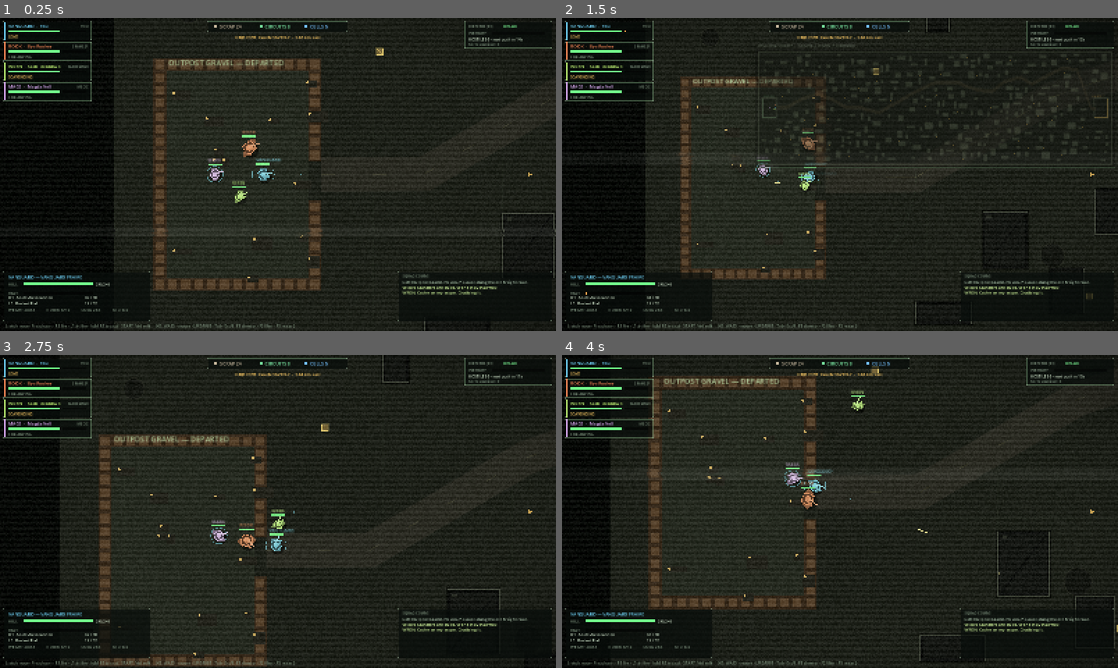
Above: before the commit, frames 1-4 (two rows, left to right).
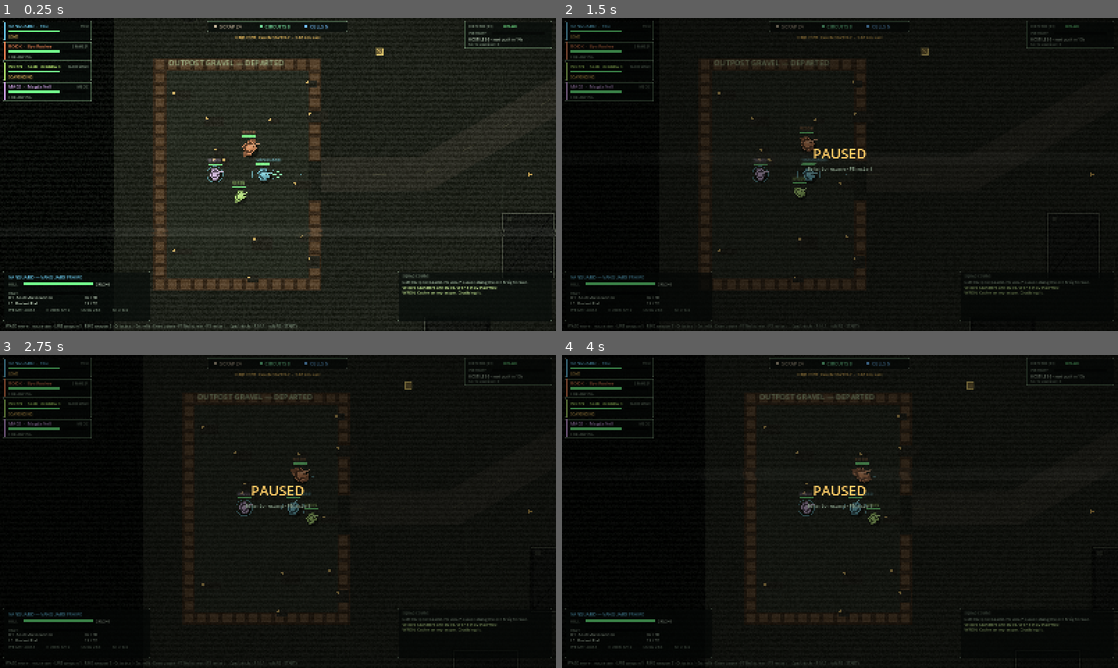
Above: after the commit, the same moments.

Repository: dexdexdex/LastGears
Game: Godot game, scene res://main.tscn
The game is run twice, just before and just after one commit, with the same random seed, the same clock (stepped at 60 frames per second) and the same inputs.
Inputs (mouse positions are in pixels of both pictures, inside the frame that each line leads up to):
- Up to frame 1 (0.25 s): no input
- Up to frame 2 (1.5 s): tap Enter (pause, bound only after the commit) at 0.5 s; move the mouse to (962, 158) at 0.52 s; hold D (move_right) 0.53-1.28 s; hold Tab (tactical, bound only before the commit) 0.53-1.28 s; click (962, 158) at 0.67 s; tap Space at 0.77, 1.07 s; tap Q (tactical_toggle, bound only after the commit) at 0.8, 1.35 s; move the mouse to (728, 190) at 1.27 s; hold Backspace (menu_back) from 1.28 s (still down); click (728, 190) at 1.42 s
- Up to frame 3 (2.75 s): tap Space at 1.52, 1.82, 2.3 s; tap Keypad Enter at 1.55, 2.1 s; move the mouse to (333, 442) at 2.02 s; release Backspace (menu_back) at 2.03 s; hold D (move_right) from 2.03 s (still down); click (333, 442) at 2.17 s
- Up to frame 4 (4 s): move the mouse to (812, 574) at 2.77 s; release D (move_right) at 2.78 s; hold Up (menu_up) 2.78-3.53 s; tap Space at 2.85, 3.02, 3.32, 3.77 s; click (812, 574) at 2.92 s; tap Tab (tactical, bound only before the commit) at 3.05 s; move the mouse to (1006, 558) at 3.52 s; press the mouse at (1006, 558) at 3.53 s; hold A (move_left) from 3.53 s (still down); tap Q (tactical_toggle, bound only after the commit) at 3.8 s

The runs differ from the first frame. In frame 1, 0.2% of the frame differs, in the area x 1-54%, y 48-100%; in frame 2, 16%; in frame 3, 25%; in frame 4, 27%, in the area x 0-100%, y 0-100%.

Commit message:
Keyboard+mouse controls, fullscreen start, pause
- Launch fullscreen (F11 toggles); mouse defaults on when no gamepad,
  cursor confined to the window and drawn as a crosshair
- WASD move, mouse aim, LMB weapon 1, RMB weapon 2
- Q toggles tactical view (R2 hold still works)
- Enter pauses/unpauses (PAUSED overlay); F5 restarts even while paused
- Refit menu: E/Space/LMB confirm, Backspace/RMB back, Esc close

Co-Authored-By: Claude Opus 5.5 <noreply@anthropic.com>
Claude-Session: https://claude.ai/code/session_01WdAEgMih3wYqWTAXrBnscE

Diff:
--- a/project.godot
+++ b/project.godot
@@ -18,6 +18,7 @@
 
 window/size/viewport_width=1600
 window/size/viewport_height=900
+window/size/mode=3
 window/stretch/mode="canvas_items"
 window/stretch/aspect="expand"
 
--- a/scripts/field_menu.gd
+++ b/scripts/field_menu.gd
@@ -160,7 +160,7 @@
 	draw_rect(r, Color(0.45, 0.6, 0.45, 0.6), false, 1.0)
 	_txt(r.position + Vector2(16, 24), "FIELD REFIT — %s" % m.callsign, 16, C_SEL)
 	_txt(r.position + Vector2(0, 24), "LIVE — you can't move or fire", 11, C_BAD, HORIZONTAL_ALIGNMENT_RIGHT, r.size.x - 16)
-	_txt(r.position + Vector2(16, 42), "D-pad/stick select · A confirm · B back", 10, C_DIM)
+	_txt(r.position + Vector2(16, 42), "W/S select · E/Space/LMB confirm · Backspace/RMB back · Esc close   (pad: D-pad · A · B)", 10, C_DIM)
 
 	var lx := r.position.x + 16
 	var y := r.position.y + 70
--- a/scripts/g.gd
+++ b/scripts/g.gd
@@ -20,6 +20,7 @@
 var kills := 0
 var using_mouse := false
 var tactical := false
+var tactical_latched := false   # Q toggle
 var game_state := "play"       # play | won | lost
 var bot_mode := false          # --bot : AI drives the player (for automated tests)
 var show_director := true
@@ -33,7 +34,11 @@
 
 
 func _ready() -> void:
+	process_mode = Node.PROCESS_MODE_ALWAYS
 	_setup_input()
+	using_mouse = Input.get_connected_joypads().is_empty()
+	if DisplayServer.get_name() != "headless":
+		Input.mouse_mode = Input.MOUSE_MODE_CONFINED_HIDDEN
 	bot_mode = "--bot" in OS.get_cmdline_user_args()
 
 
@@ -44,10 +49,22 @@
 	game_time = 0.0
 	kills = 0
 	tactical = false
+	tactical_latched = false
 	game_state = "play"
 
 
 func _process(delta: float) -> void:
+	if Input.is_action_just_pressed("toggle_fullscreen"):
+		var fs := DisplayServer.window_get_mode() == DisplayServer.WINDOW_MODE_FULLSCREEN
+		DisplayServer.window_set_mode(DisplayServer.WINDOW_MODE_WINDOWED if fs else DisplayServer.WINDOW_MODE_FULLSCREEN)
+	if Input.is_action_just_pressed("pause") and game_state == "play" and not (menu and menu.open):
+		get_tree().paused = not get_tree().paused
+	if Input.is_action_just_pressed("restart"):
+		get_tree().paused = false
+		get_tree().reload_current_scene()
+		return
+	if get_tree().paused:
+		return
 	if game_state == "play":
 		game_time += delta
 
@@ -134,7 +151,10 @@
 	_button("fire_secondary", [JOY_BUTTON_LEFT_SHOULDER])    # L1
 	_mouse("fire_secondary", MOUSE_BUTTON_RIGHT)
 	_axis("tactical", JOY_AXIS_TRIGGER_RIGHT, 1.0)           # R2
-	_key("tactical", [KEY_TAB, KEY_SPACE])
+	_key("tactical_toggle", [KEY_Q])                         # Q toggles
+	_key("pause", [KEY_ENTER, KEY_KP_ENTER])
+	_button("pause", [JOY_BUTTON_BACK])
+	_key("toggle_fullscreen", [KEY_F11])
 	_button("open_menu", [JOY_BUTTON_START])
 	_key("open_menu", [KEY_ESCAPE, KEY_I])
 
@@ -144,9 +164,11 @@
 	_button("menu_down", [JOY_BUTTON_DPAD_DOWN])
 	_axis("menu_up", JOY_AXIS_LEFT_Y, -1.0)
 	_axis("menu_down", JOY_AXIS_LEFT_Y, 1.0)
-	_key("menu_accept", [KEY_ENTER, KEY_E])
+	_key("menu_accept", [KEY_E, KEY_SPACE])
+	_mouse("menu_accept", MOUSE_BUTTON_LEFT)
 	_button("menu_accept", [JOY_BUTTON_A])
-	_key("menu_back", [KEY_BACKSPACE, KEY_Q])
+	_key("menu_back", [KEY_BACKSPACE])
+	_mouse("menu_back", MOUSE_BUTTON_RIGHT)
 	_button("menu_back", [JOY_BUTTON_B])
 
 	_key("restart", [KEY_F5])
--- a/scripts/hud.gd
+++ b/scripts/hud.gd
@@ -59,7 +59,7 @@
 	if G.tactical or (G.camera and G.camera.tac_blend > 0.05):
 		_draw_map(vs)
 	_draw_objective(vs)
-	_txt(Vector2(16, vs.y - 10), "L-stick move · R-stick aim · R1 fire · L1 alt fire · hold R2 tactical · START field refit     (KB: WASD · mouse · LMB/RMB · Tab · Esc/I · F3 director · F2 filter · F5 restart)", 11, C_DIM)
+	_txt(Vector2(16, vs.y - 10), "WASD move · mouse aim · LMB weapon 1 · RMB weapon 2 · Q tactical · Esc refit · Enter pause · F11 fullscreen · F5 restart      (pad: sticks · R1/L1 · hold R2 · START)", 11, C_DIM)
 	if banner_t > 0.0:
 		var a := clampf(banner_t, 0, 1)
 		var y := vs.y * 0.3
@@ -67,6 +67,12 @@
 		_txt(Vector2(0, y), banner_text, 26, Color(banner_color, a), HORIZONTAL_ALIGNMENT_CENTER, vs.x)
 	if G.game_state != "play":
 		_draw_end(vs)
+	elif get_tree().paused:
+		draw_rect(Rect2(Vector2.ZERO, vs), Color(0, 0, 0, 0.5))
+		_txt(Vector2(0, vs.y * 0.45), "PAUSED", 40, C_AMBER, HORIZONTAL_ALIGNMENT_CENTER, vs.x)
+		_txt(Vector2(0, vs.y * 0.45 + 34), "Enter to resume · F5 restart", 14, C_DIM, HORIZONTAL_ALIGNMENT_CENTER, vs.x)
+	if G.using_mouse and not get_tree().paused:
+		_draw_crosshair(get_local_mouse_position())
 
 
 func _draw_materials(vs: Vector2) -> void:
@@ -244,4 +250,14 @@
 	var alive := G.alive_squad().size()
 	var sub := "%d of %d mechs made it  ·  %d machines destroyed  ·  %d:%02d" % [alive, G.squad.size(), G.kills, int(G.game_time) / 60, int(G.game_time) % 60]
 	_txt(Vector2(0, vs.y * 0.42 + 40), sub, 16, C_TEXT, HORIZONTAL_ALIGNMENT_CENTER, vs.x)
-	_txt(Vector2(0, vs.y * 0.42 + 72), "Press START / F5 to trudge again", 14, C_DIM, HORIZONTAL_ALIGNMENT_CENTER, vs.x)
+	_txt(Vector2(0, vs.y * 0.42 + 72), "Press Enter / F5 to trudge again", 14, C_DIM, HORIZONTAL_ALIGNMENT_CENTER, vs.x)
+
+
+func _draw_crosshair(p: Vector2) -> void:
+	var col := Color(0.6, 1.0, 0.75, 0.9)
+	if G.player and G.player.alive and (G.player.overheated > 0.0 or G.player.busy_menu):
+		col = Color(1, 0.5, 0.3, 0.9)
+	draw_arc(p, 9.0, 0, TAU, 20, col, 1.5)
+	for d in [Vector2.RIGHT, Vector2.LEFT, Vector2.UP, Vector2.DOWN]:
+		draw_line(p + d * 5.0, p + d * 14.0, col, 1.5)
+	draw_circle(p, 1.5, col)
--- a/scripts/main.gd
+++ b/scripts/main.gd
@@ -14,6 +14,7 @@
 
 
 func _ready() -> void:
+	get_tree().paused = false
 	G.reset()
 	randomize()
 	var seed_value := randi()
@@ -87,6 +88,7 @@
 	add_child(hl)
 	var hud := Hud.new()
 	hl.add_child(hud)
+	hud.process_mode = Node.PROCESS_MODE_ALWAYS   # keeps drawing the pause screen
 	G.hud = hud
 	var menu := FieldMenu.new()
 	hl.add_child(menu)
@@ -99,11 +101,8 @@
 
 
 func _process(delta: float) -> void:
-	if Input.is_action_just_pressed("restart"):
-		get_tree().reload_current_scene()
-		return
 	if G.game_state != "play":
-		if Input.is_action_just_pressed("open_menu") or Input.is_action_just_pressed("menu_accept"):
+		if Input.is_action_just_pressed("open_menu") or Input.is_action_just_pressed("pause"):
 			get_tree().reload_current_scene()
 		return
 	if Input.is_action_just_pressed("toggle_director"):
@@ -114,7 +113,11 @@
 		G.menu.toggle()
 	elif G.menu.open:
 		G.menu.handle_input()
-	G.tactical = Input.is_action_pressed("tactical") and not G.menu.open
+	if Input.is_action_just_pressed("tactical_toggle"):
+		G.tactical_latched = not G.tactical_latched
+	if G.menu.open:
+		G.tactical_latched = false
+	G.tactical = (Input.is_action_pressed("tactical") or G.tactical_latched) and not G.menu.open
 	if G.bot_mode:
 		_bot_screenshots()
 
Not shown, changed: README.md
